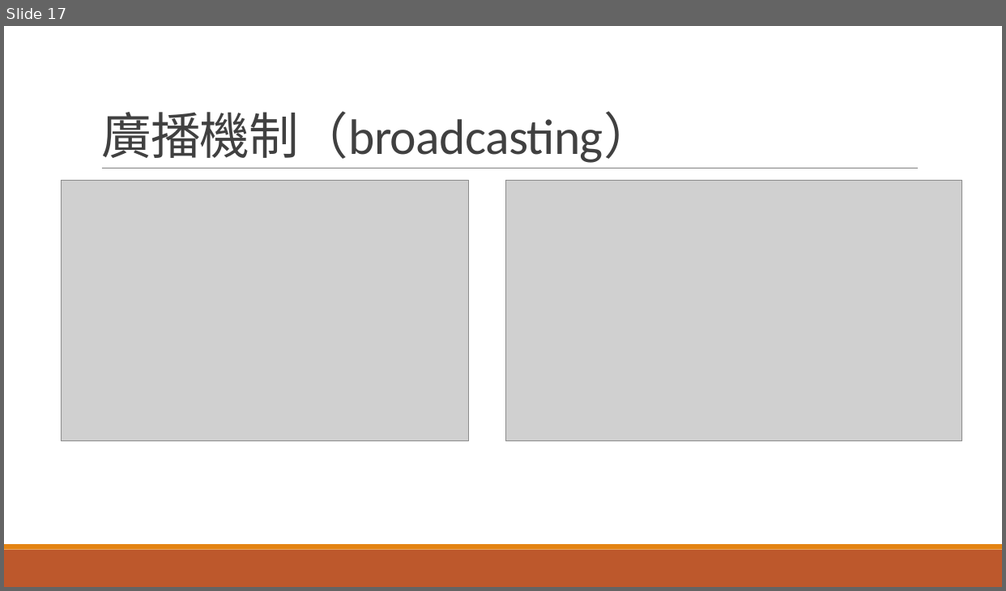
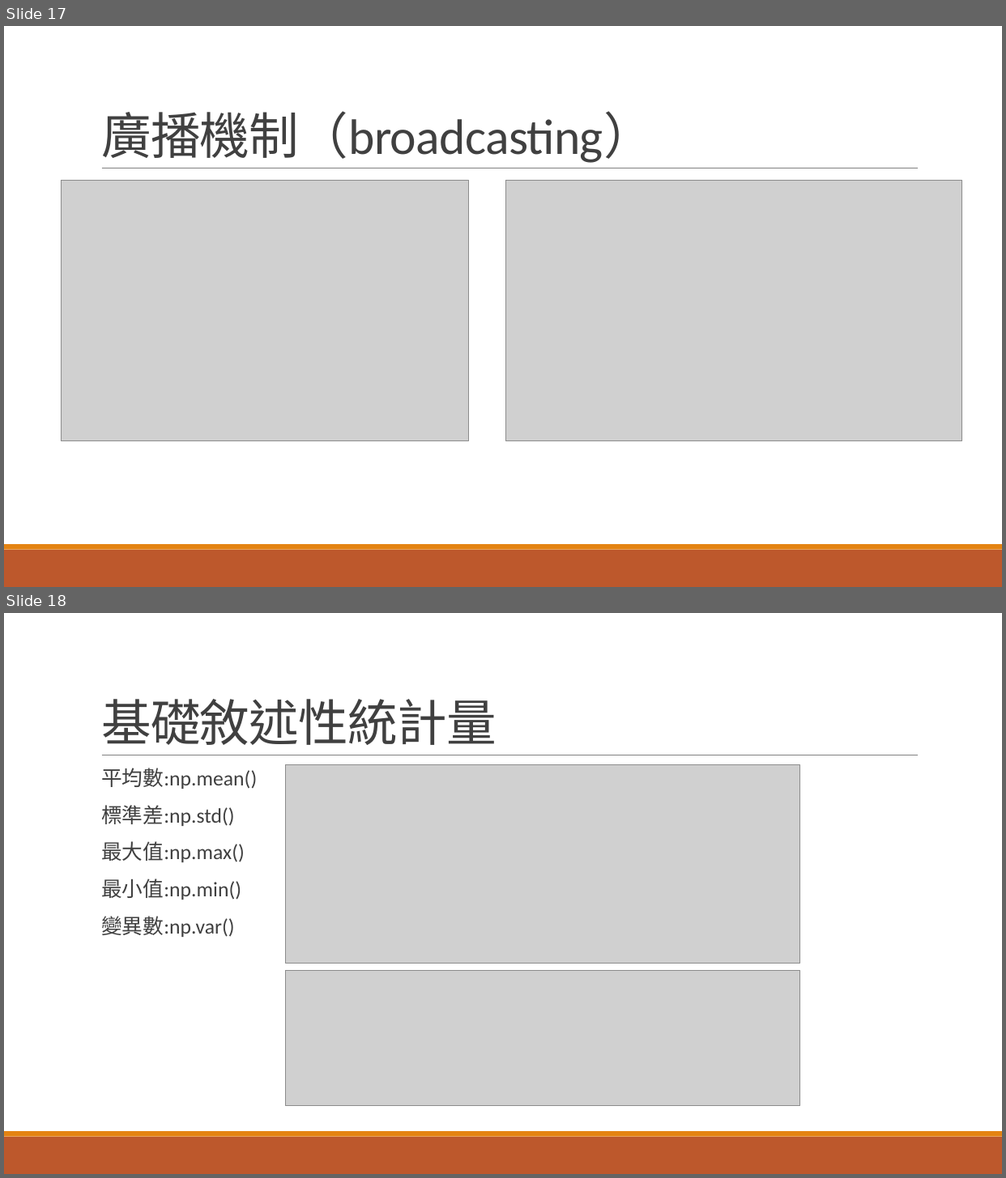
Before and after one commit to charlie11438/note, a slide deck: data_anlaysis_basic/Numpy/Numpy.pptx. Shown one above the other, each under a label of ours: slide 17 before the commit, slides 17 and 18 after it. The pictures are 1006x591 and 1006x1178 pixels, drawn with LibreOffice and Linux fonts; fonts in the diff are those of the drawing; grey boxes stand for pictures. Boxes give left, top, right and bottom in pixels: in the first picture for what was removed or moved away, otherwise in the second. Text is boxed around its words. In the diff, an @@ line names an element or a change of style, - is before the commit and + after.

Commit message:
+敘述統計量

```diff
--- a/data_anlaysis_basic/Numpy/Numpy.pptx
+++ b/data_anlaysis_basic/Numpy/Numpy.pptx
@@ slide 18 added at bbox=[4, 613, 1002, 1174], background #FFFFFF; not listed: 3 template elements that a slide beside it also shows @@
@@ title added at bbox=[101, 699, 496, 745], 48 pt, text #404040 @@
+基礎敘述性統計量
@@ text added at bbox=[101, 768, 257, 937], 20 pt, text #404040 @@
+  平均數:np.mean()
+  標準差:np.std()
+  最大值:np.max()
+  最小值:np.min()
+  變異數:np.var()
@@ picture added at bbox=[286, 765, 799, 964] @@
@@ picture added at bbox=[286, 971, 799, 1106] @@
```
